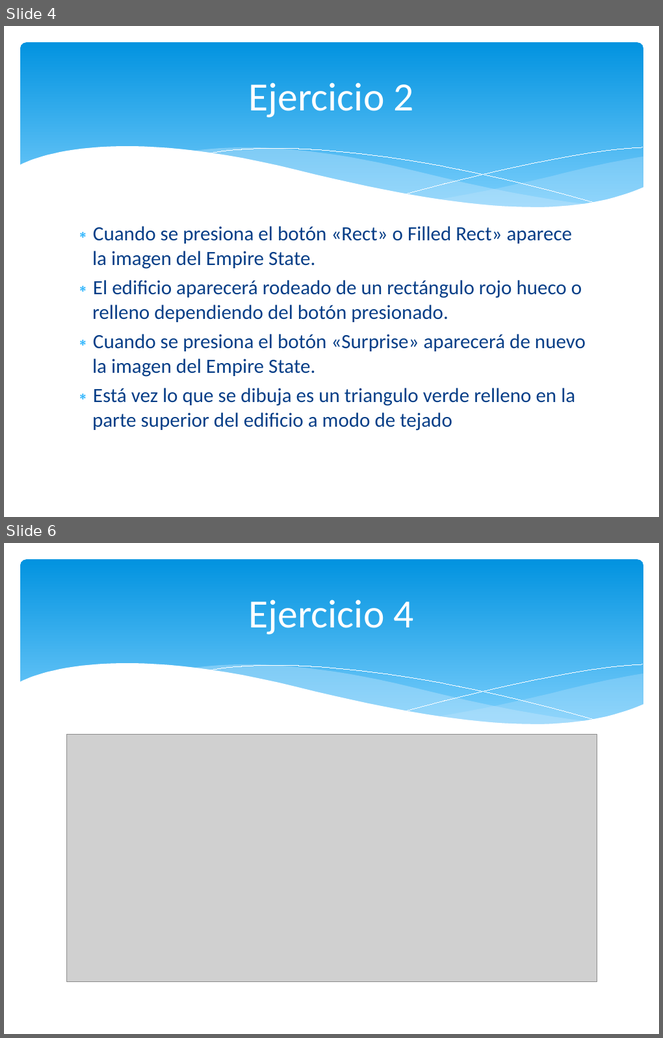
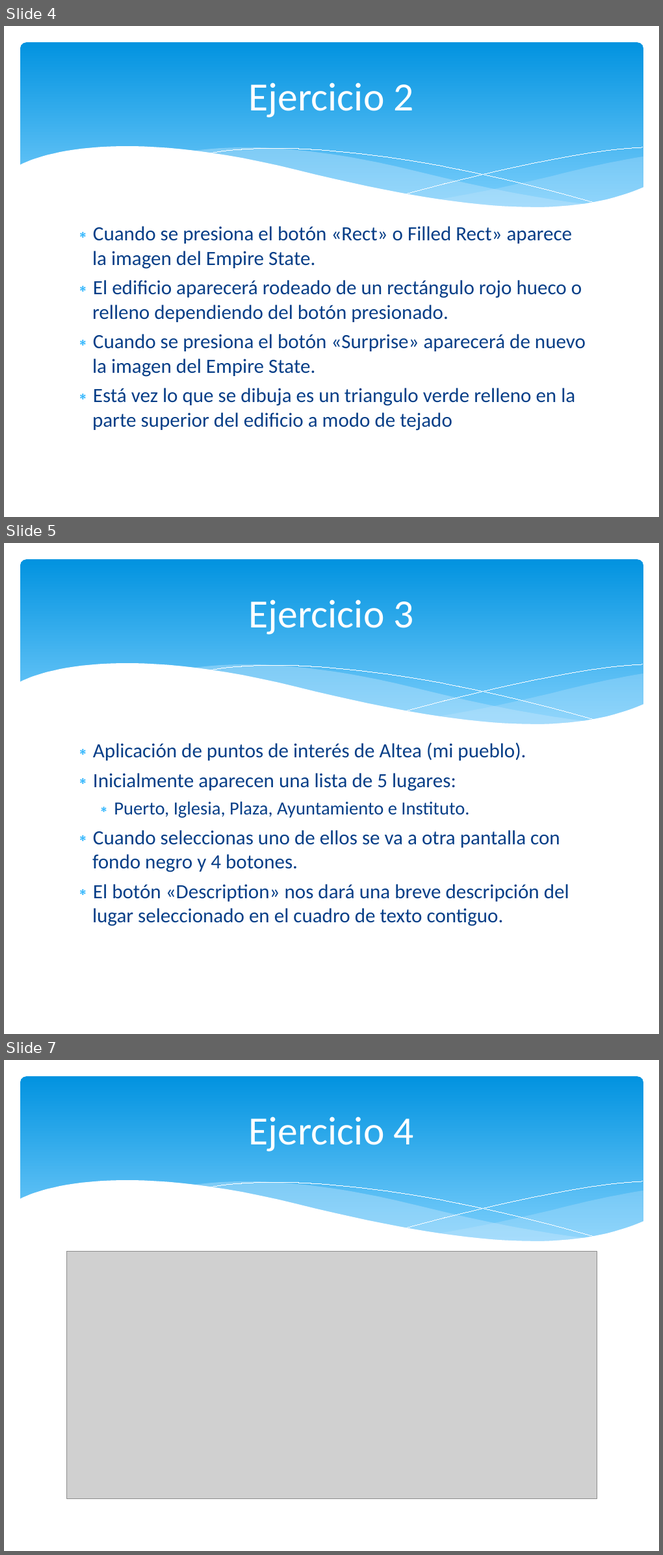
Before and after one commit to desperado1992/ivandroid, a slide deck: doc/Entrega Bloque I Android.ppt. Shown one above the other, each under a label of ours: slides 4 and 6 before the commit, slides 4, 5 and 7 after it; the slides between them are not shown. The pictures are 663x1038 and 663x1555 pixels, drawn with LibreOffice and Linux fonts; fonts in the diff are those of the drawing; grey boxes stand for pictures. Boxes give left, top, right and bottom in pixels: in the first picture for what was removed or moved away, otherwise in the second. Text is boxed around its words. In the diff, an @@ line names an element or a change of style, - is before the commit and + after.

```diff
--- a/doc/Entrega Bloque I Android.ppt
+++ b/doc/Entrega Bloque I Android.ppt
@@ slide 5 added at <box>4,543,659,1034</box>, background #FFFFFF; not listed: 6 template elements that a slide beside it also shows @@
@@ title added at <box>249,600,414,635</box>, 44 pt, text #FFFFFF @@
+Ejercicio 3
@@ text added at <box>92,743,570,927</box>, 22.2 pt, text #073E87 @@
+∗ Aplicación de puntos de interés de Altea (mi pueblo).
+∗ Inicialmente aparecen una lista de 5 lugares:
+  ∗ Puerto, Iglesia, Plaza, Ayuntamiento e Instituto.
+∗ Cuando seleccionas uno de ellos se va a otra pantalla con fondo negro y 4 botones.
+∗ El botón «Description» nos dará una breve descripción del lugar seleccionado en el cuadro de texto contiguo.
@@ what was slide 6 is now slide 7 @@
```
Also in this commit, not shown: 1 other slide added, 1 slide removed.
